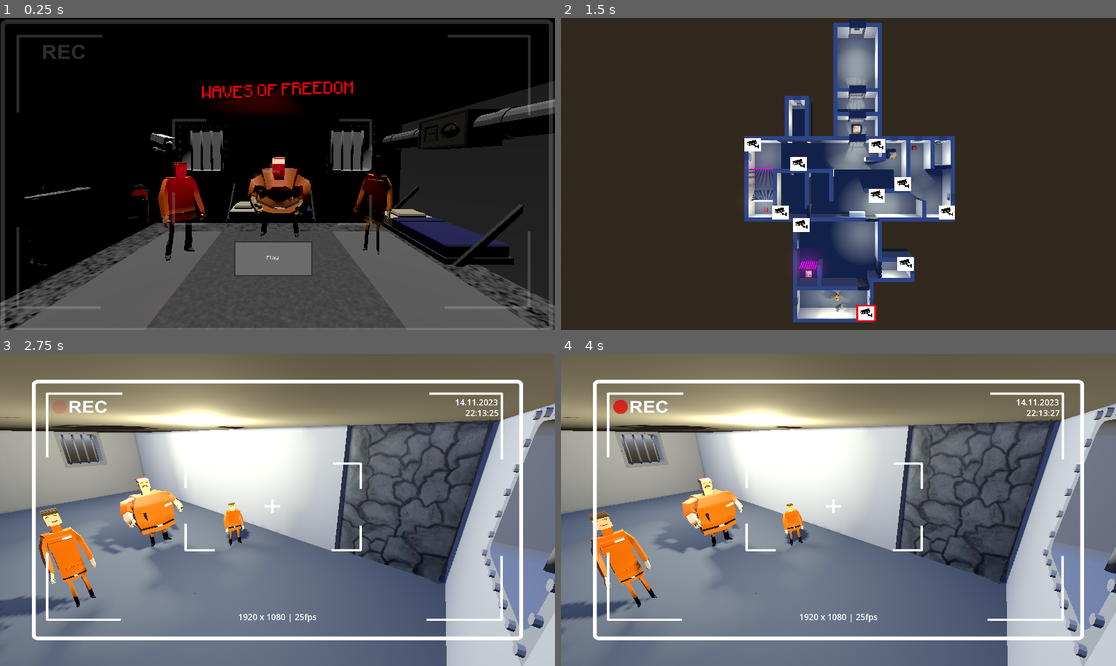
Above: before the commit, frames 1-4 (two rows, left to right).
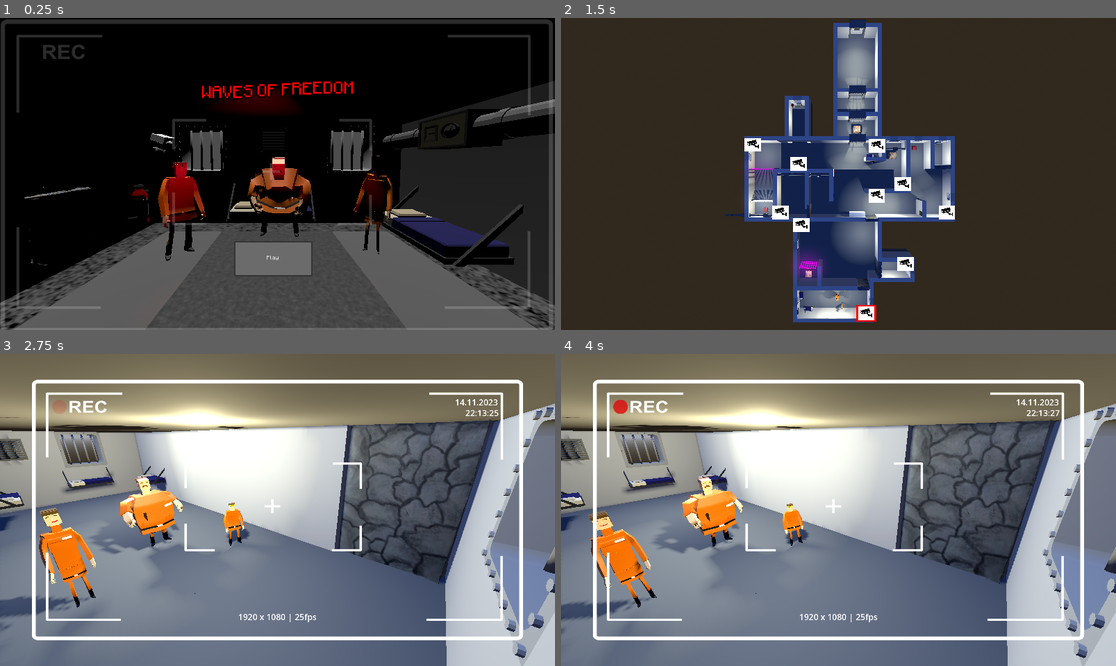
Above: after the commit, the same moments.

Repository: Maxi-F22/GamejamSoSe25
Game: Godot game, scene res://Scenes/MainMenu.tscn
Same seed, same stepped clock (60 frames per second), same inputs: the game is played once before the commit and once after it.
Inputs (mouse positions are in pixels of both pictures, inside the frame that each line leads up to):
- Up to frame 1 (0.25 s): no input
- Up to frame 2 (1.5 s): click "Play" at 0.5 s; move the mouse to (960, 158) at 1.27 s; hold Tab (Switch Cam) from 1.28 s (still down); click (960, 158) at 1.42 s
- Up to frame 3 (2.75 s): tap Enter at 2 s; move the mouse to (166, 525) at 2.02 s; release Tab (Switch Cam) at 2.03 s; tap Space (Wave Activate) at 2.1 s; click (166, 525) at 2.17 s
- Up to frame 4 (4 s): move the mouse to (894, 441) at 2.77 s; hold Tab (Switch Cam) 2.78-3.53 s; click (894, 441) at 2.92 s; tap Space (Wave Activate) at 3.5, 3.6 s; move the mouse to (810, 572) at 3.52 s; click (810, 572) at 3.67 s

The runs differ from the first frame. In frame 1, less than 0.1% of the frame differs, in the area x 47-52%, y 35-43%; in frame 2, 0.2%; in frame 3, 1.1%, in the area x 0-31%, y 26-57%; in frame 4, 1.1%.

Commit message:
Deko Hinzugefügt

Diff:
--- a/Scenes/MainMenu.tscn
+++ b/Scenes/MainMenu.tscn
@@ -1,6 +1,7 @@
-[gd_scene load_steps=17 format=3 uid="uid://dd7gkrmajlrwb"]
+[gd_scene load_steps=18 format=3 uid="uid://dd7gkrmajlrwb"]
 
 [ext_resource type="FontFile" uid="uid://me783eka0ak" path="res://Minecraftia-Regular.ttf" id="2_853f1"]
+[ext_resource type="PackedScene" uid="uid://biodnmnd52j34" path="res://Assets/Environment/ventCover.glb" id="3_8e205"]
 [ext_resource type="PackedScene" uid="uid://bap0knk6vg3ko" path="res://Scenes/fuse_box.tscn" id="5_8um5k"]
 [ext_resource type="PackedScene" uid="uid://u7rplkk3umyo" path="res://Scenes/Models/electro_model.tscn" id="5_koqhg"]
 [ext_resource type="PackedScene" uid="uid://dtkwmvgyaid6p" path="res://Scenes/Models/heavy_model.tscn" id="6_cmrfp"]
@@ -114,6 +115,9 @@
 scale = Vector2(1.3168, 1.23543)
 texture = ExtResource("11_if7li")
 
+[node name="ventCover2" parent="CanvasLayer" instance=ExtResource("3_8e205")]
+transform = Transform3D(1, 0, 0, 0, 1, 0, 0, 0, 1, -10.9186, 5.35814, 20.1351)
+
 [node name="Camera3D" type="Camera3D" parent="."]
 transform = Transform3D(-4.37114e-08, -0.0662739, 0.997801, 0, 0.997801, 0.0662739, -1, 2.89692e-09, -4.36153e-08, -2.77716, 4.57144, 19.9782)
 
--- a/Scenes/main.tscn
+++ b/Scenes/main.tscn
@@ -18,6 +18,10 @@
 [ext_resource type="PackedScene" uid="uid://cg1mt8ppkngax" path="res://Scenes/WorldGridMap.tscn" id="13_3pmx8"]
 [ext_resource type="Script" uid="uid://c6j3erf85dk5l" path="res://Scripts/GenerateGridMapAreaScript.gd" id="14_u50mg"]
 [ext_resource type="PackedScene" uid="uid://djbb1axjnbcjq" path="res://Scenes/pressure_plate.tscn" id="18_hibaj"]
+[ext_resource type="PackedScene" uid="uid://ccsd0v7bu6tl8" path="res://Assets/Environment/bed.glb" id="19_pdsj5"]
+[ext_resource type="PackedScene" uid="uid://bitsjf64hxo3k" path="res://Assets/Environment/PipeThingy.glb" id="20_ee4r6"]
+[ext_resource type="PackedScene" uid="uid://ddhnovsc0qgrg" path="res://Assets/Environment/fireExtinguisher.glb" id="21_gt3je"]
+[ext_resource type="PackedScene" uid="uid://biodnmnd52j34" path="res://Assets/Environment/ventCover.glb" id="22_ee4r6"]
 
 [sub_resource type="ProceduralSkyMaterial" id="ProceduralSkyMaterial_7u77a"]
 sky_top_color = Color(0.268737, 0.412045, 0.836146, 1)
@@ -451,3 +455,65 @@
 light_energy = 5.0
 shadow_enabled = true
 omni_range = 10.0
+
+[node name="Environment" type="Node3D" parent="."]
+
+[node name="bed2" parent="Environment" instance=ExtResource("19_pdsj5")]
+transform = Transform3D(1, 0, 0, 0, 1, 0, 0, 0, 1, -3.43896, 2.71942, -12.4041)
+
+[node name="PipeThingy" parent="Environment" instance=ExtResource("20_ee4r6")]
+transform = Transform3D(-4.37114e-08, 0, -1, 0, 1, 0, 1, 0, -4.37114e-08, -3.66383, 5.43842, -12.6035)
+
+[node name="PipeThingy2" parent="Environment" instance=ExtResource("20_ee4r6")]
+transform = Transform3D(-4.37114e-08, 0, -1, 0, 1, 0, 1, 0, -4.37114e-08, -11.6501, 5.44387, -12.5589)
+
+[node name="PipeThingy3" parent="Environment" instance=ExtResource("20_ee4r6")]
+transform = Transform3D(-4.37114e-08, 0, -1, 0, 1, 0, 1, 0, -4.37114e-08, -6.50265, 5.44387, -12.5589)
+
+[node name="fireExtinguisher2" parent="Environment" instance=ExtResource("21_gt3je")]
+transform = Transform3D(0.026177, 0, -0.999657, 0, 1, 0, 0.999657, 0, 0.026177, -5.32369, 3.04314, -0.833155)
+
+[node name="fireExtinguisher3" parent="Environment" instance=ExtResource("21_gt3je")]
+transform = Transform3D(0.026177, 0, -0.999657, 0, 1, 0, 0.999657, 0, 0.026177, 10.1777, 3.04314, -15.8509)
+
+[node name="fireExtinguisher4" parent="Environment" instance=ExtResource("21_gt3je")]
+transform = Transform3D(0.026177, 0, -0.999657, 0, 1, 0, 0.999657, 0, 0.026177, -8.06427, 3.04314, -12.5218)
+
+[node name="bed3" parent="Environment" instance=ExtResource("19_pdsj5")]
+transform = Transform3D(1, 0, 0, 0, 1, 0, 0, 0, 1, -6.5377, 3.00477, 16.51)
+
+[node name="bed4" parent="Environment" instance=ExtResource("19_pdsj5")]
+transform = Transform3D(-4.37114e-08, 0, 1, 0, 1, 0, -1, 0, -4.37114e-08, -8.49216, 3.00477, 19.1543)
+
+[node name="bed5" parent="Environment" instance=ExtResource("19_pdsj5")]
+transform = Transform3D(-1, 0, -8.74228e-08, 0, 1, 0, 8.74228e-08, 0, -1, -6.33159, 3.00477, 22.5167)
+
+[node name="ventCover2" parent="Environment" instance=ExtResource("22_ee4r6")]
+transform = Transform3D(1, 0, 0, 0, 1, 0, 0, 0, 1, -8.91862, 5.10792, 21.7854)
+
+[node name="PipeThingy4" parent="Environment" instance=ExtResource("20_ee4r6")]
+transform = Transform3D(-4.37114e-08, 0, -1, 0, 1, 0, 1, 0, -4.37114e-08, 15.448, 5.44808, -18.9349)
+
+[node name="bed6" parent="Environment" instance=ExtResource("19_pdsj5")]
+transform = Transform3D(-1, 0, -8.74228e-08, 0, 1, 0, 8.74228e-08, 0, -1, 9.65473, 2.64131, -17.46)
+
+[node name="fireExtinguisher5" parent="Environment" instance=ExtResource("21_gt3je")]
+transform = Transform3D(0.833886, 0, -0.551937, 0, 1, 0, 0.551937, 0, 0.833886, -10.6052, 2.86126, -30.4972)
+
+[node name="ventCover3" parent="Environment" instance=ExtResource("22_ee4r6")]
+transform = Transform3D(-1, 0, -8.74228e-08, 0, 1, 0, 8.74228e-08, 0, -1, 21.8954, 5.19684, -2.86265)
+
+[node name="ventCover4" parent="Environment" instance=ExtResource("22_ee4r6")]
+transform = Transform3D(1, 0, 0, 0, 1, 0, 0, 0, 1, 0.0813836, 5.1053, -7.37398)
+
+[node name="fireExtinguisher6" parent="Environment" instance=ExtResource("21_gt3je")]
+transform = Transform3D(1, 0, 0, 0, 1, 0, 0, 0, 1, 0.18658, 2.90113, -13.4752)
+
+[node name="PipeThingy5" parent="Environment" instance=ExtResource("20_ee4r6")]
+transform = Transform3D(-4.37114e-08, 0, 1.79, 0, 1, 0, -1, 0, -7.82434e-08, -21.984, 5.33754, -2.41776)
+
+[node name="PipeThingy6" parent="Environment" instance=ExtResource("20_ee4r6")]
+transform = Transform3D(-4.37114e-08, 0, 1, 0, 1, 0, -1, 0, -4.37114e-08, -16.8725, 5.33754, -2.41776)
+
+[node name="ventCover5" parent="Environment" instance=ExtResource("22_ee4r6")]
+transform = Transform3D(-4.37114e-08, 0, 1, 0, 1, 0, -1, 0, -4.37114e-08, -14.2566, 5.19686, -14.064)
Not shown: 1 places in Scenes/main.tscn that only renumber resources
